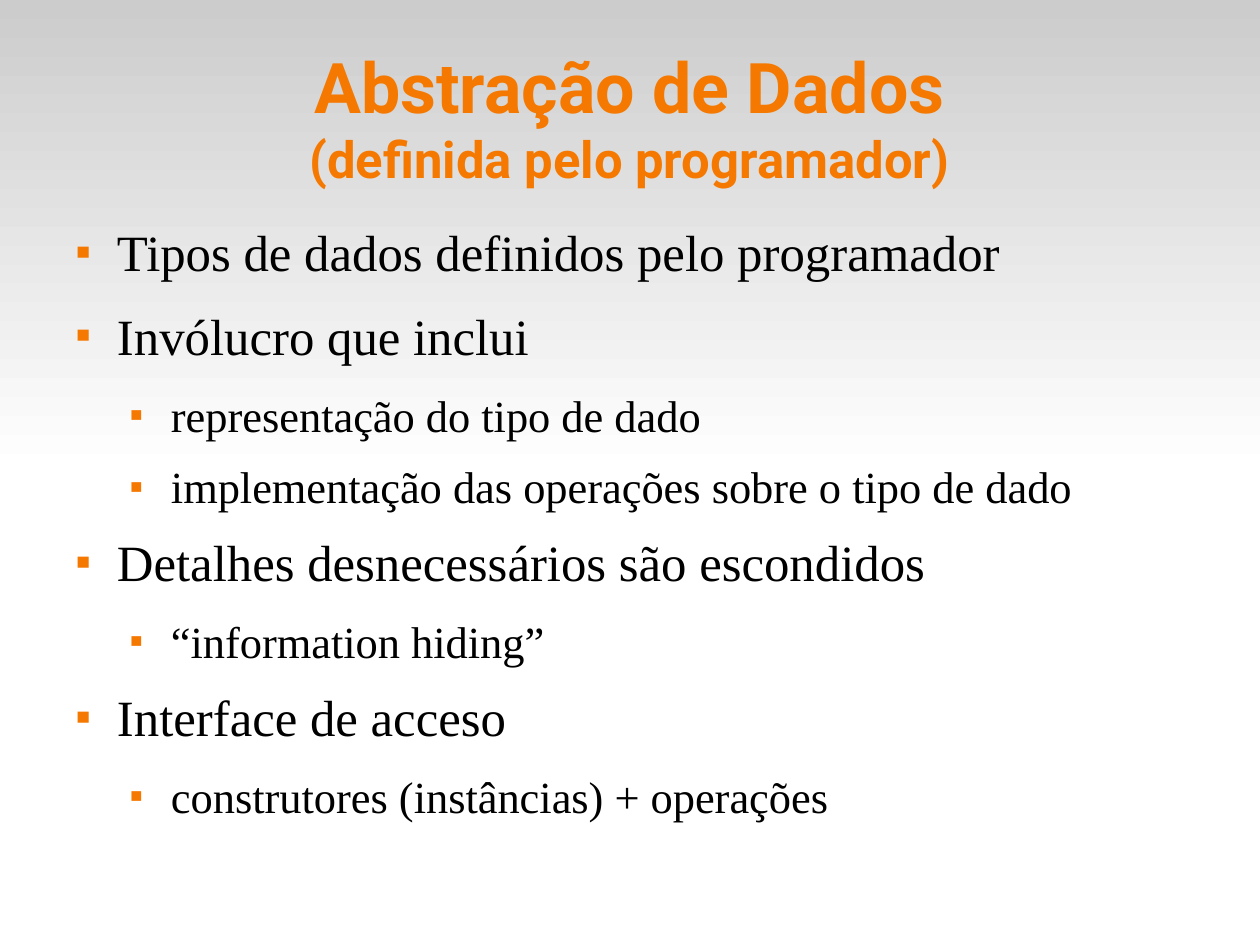
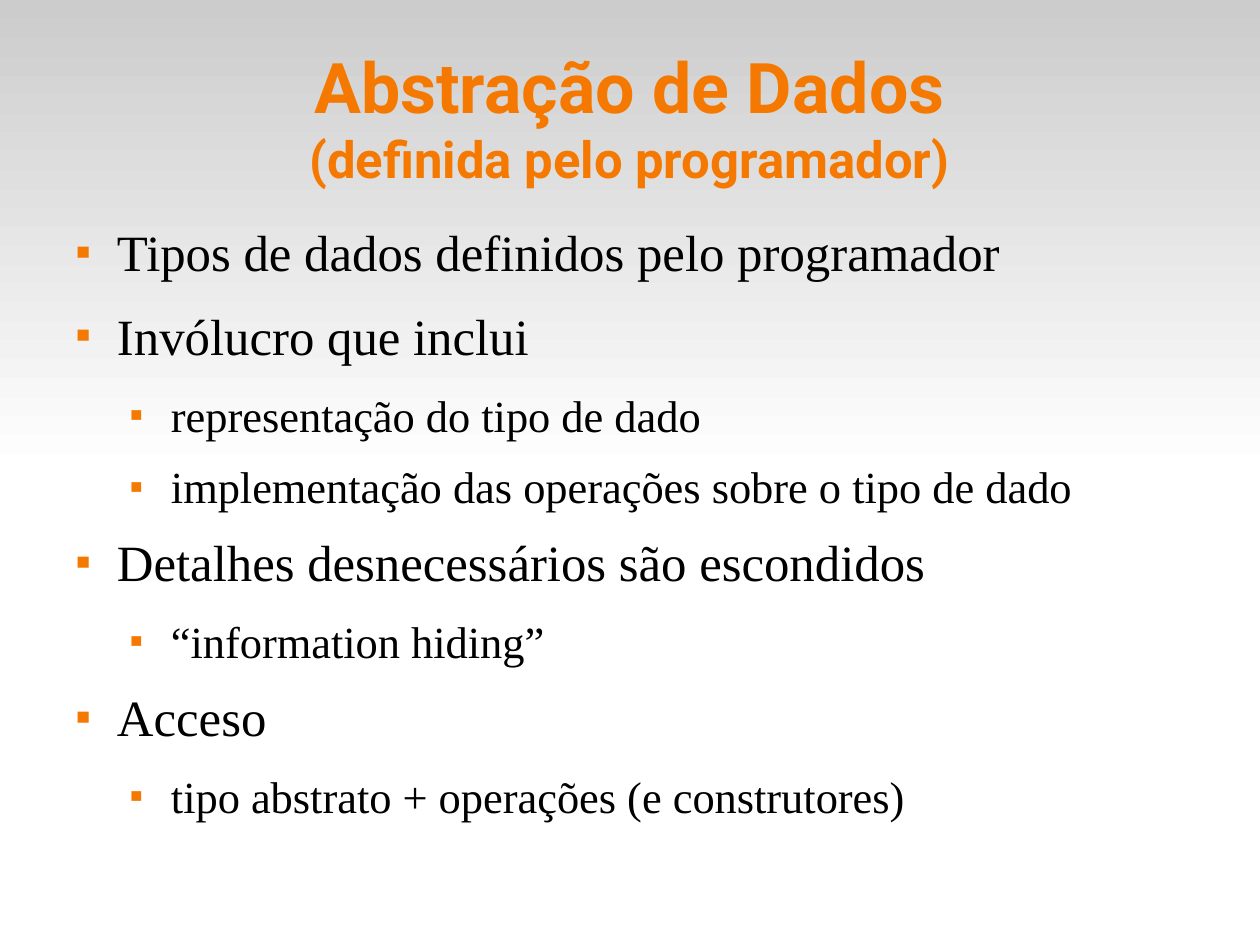
Before and after one commit to fsantanna-uerj/EDL, a slide deck: slide 3 of slides/edl-06-adts.odp. Drawn at 1260x945 pixels with LibreOffice and Linux fonts; fonts in the diff are those of the drawing. Boxes give left, top, right and bottom in pixels: in the first picture for what was removed or moved away, otherwise in the second. Text is boxed around its words. In the diff, an @@ line names an element or a change of style, - is before the commit and + after.

```diff
--- a/slides/edl-06-adts.odp
+++ b/slides/edl-06-adts.odp
@@ text at [117, 702, 905, 822]: text changed @@
-■ Interface de acceso
-  ■ construtores (instâncias) + operações
+■ Acceso
+  ■ tipo abstrato + operações (e construtores)
```
Also in this commit, not shown: 5 other files.
